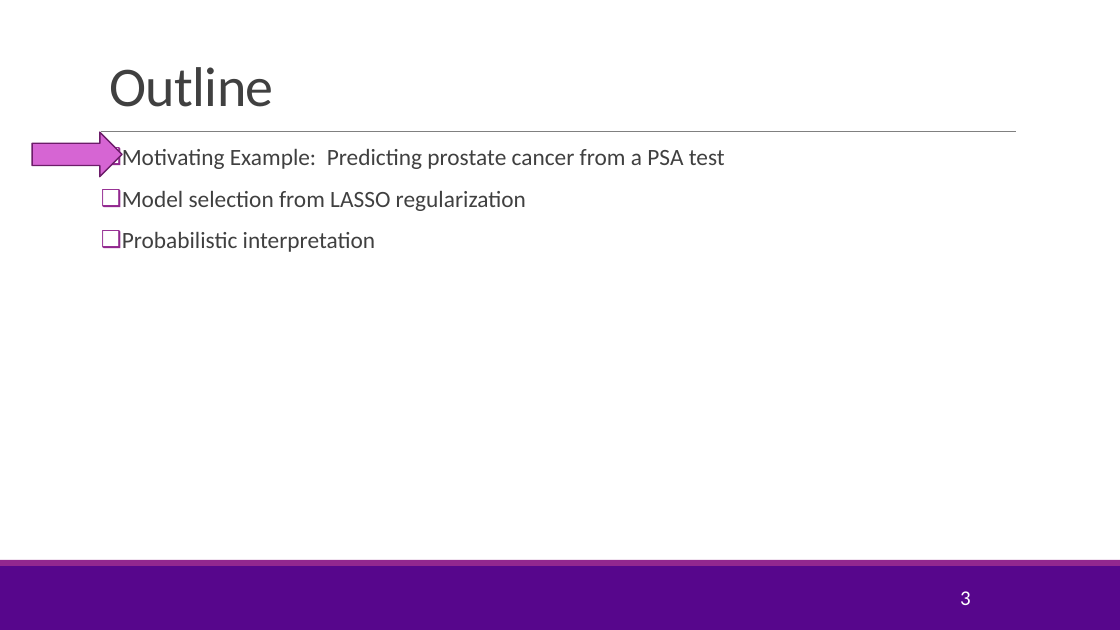
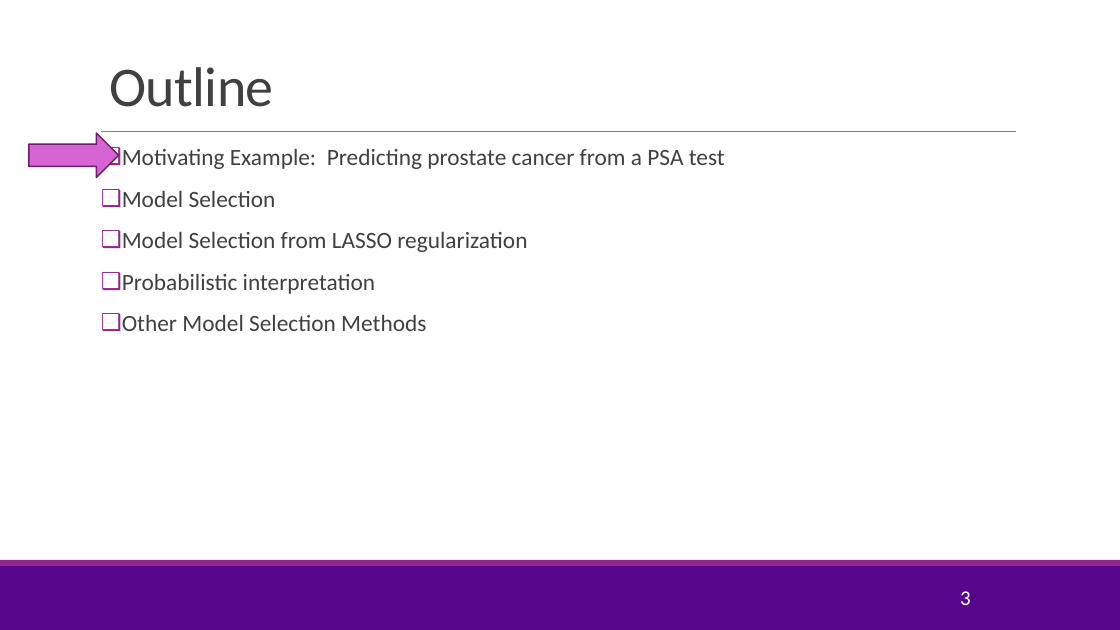
Before and after one commit to sdrangan/introml, a slide deck: slide 3 of lectures/Lect05_Lasso.pptx. Drawn at 1120x630 pixels with LibreOffice and Linux fonts; fonts in the diff are those of the drawing; background and template pictures are left out. Boxes give left, top, right and bottom in pixels: in the first picture for what was removed or moved away, otherwise in the second. Text is boxed around its words. In the diff, an @@ line names an element or a change of style, - is before the commit and + after.

```diff
--- a/lectures/Lect05_Lasso.pptx
+++ b/lectures/Lect05_Lasso.pptx
@@ right arrow: place and size @@
-right arrow at (32,132,122,176)
+right arrow at (29,133,118,177)
@@ text at (122,191,527,252): text changed @@
-❑ Model selection from LASSO regularization
+❑ Model Selection
+❑ Model Selection from LASSO regularization
@@ text at (122,315,426,331): paragraph added @@
+❑ Other Model Selection Methods
```
Also in this commit, not shown: 11 other slides changed, 11 slides added, 3 slides removed, 3 other files.
